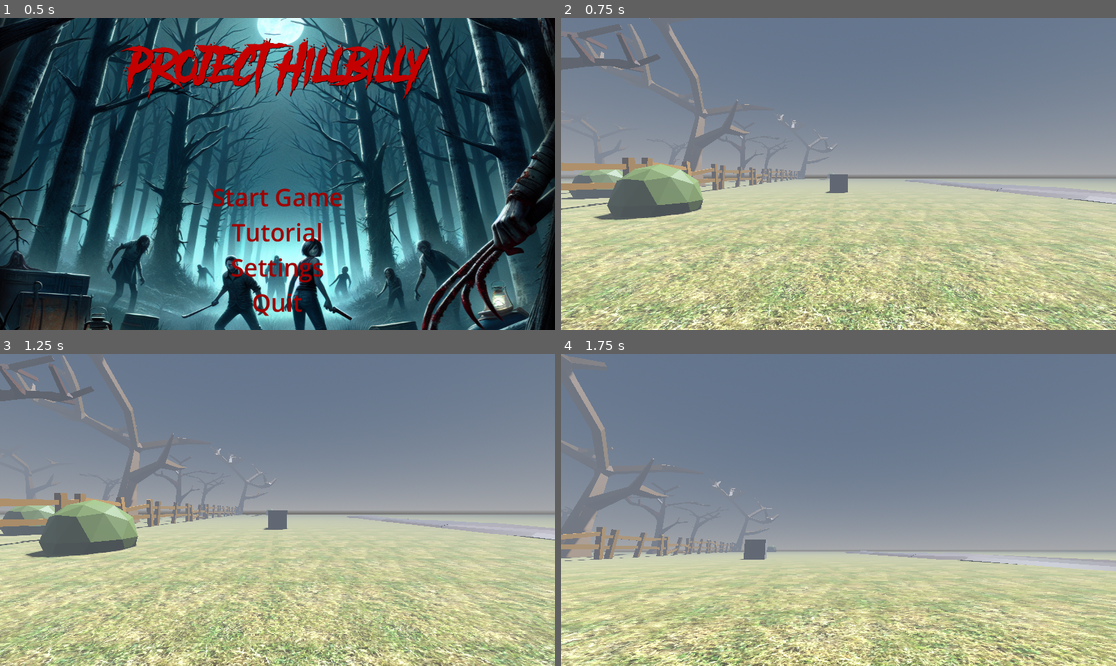
Above: before the commit, frames 1-4 (two rows, left to right).
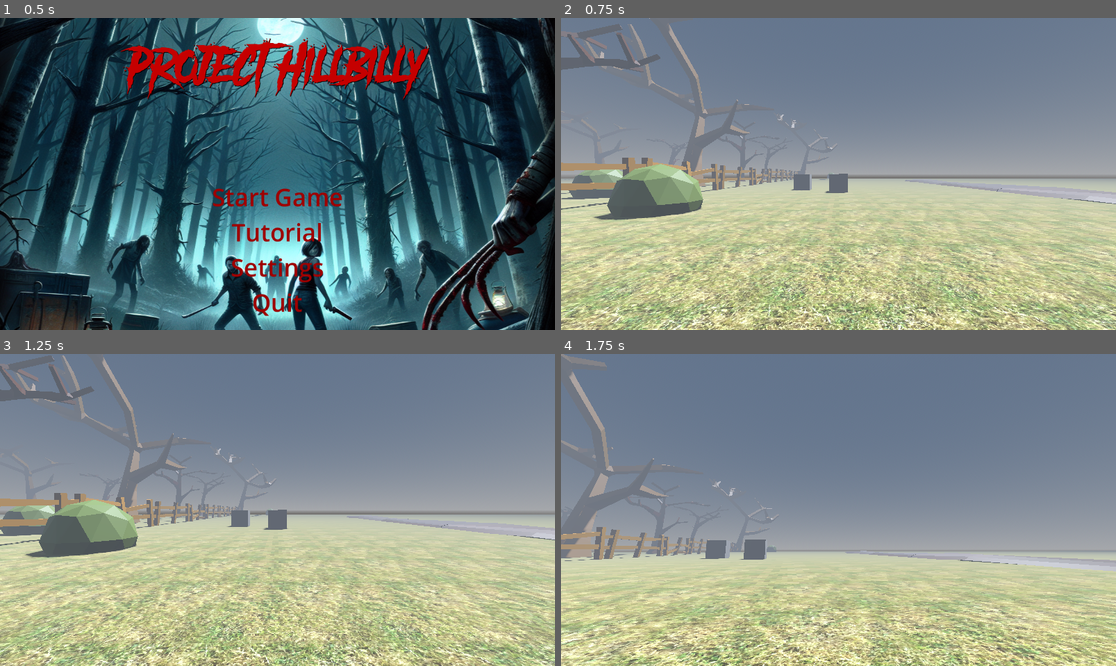
Above: after the commit, the same moments.

Repository: thedevbones/project-hillbilly
Game: Godot game, scene res://main_menu.tscn
Same seed, same stepped clock (60 frames per second), same inputs: the game is played once before the commit and once after it.
Inputs (mouse positions are in pixels of both pictures, inside the frame that each line leads up to):
- Up to frame 1 (0.5 s): no input
- Up to frame 2 (0.75 s): click "Start Game" at 0.5 s
- Up to frame 3 (1.25 s): no input
- Up to frame 4 (1.75 s): move the mouse to (866, 510) at 1.27 s; hold D (walk_right) from 1.28 s (still down); hold Ctrl (crouch) from 1.28 s (still down); tap Space (jump) at 1.52 s

Frame 1 is identical in both runs. In frame 2, 0.2% of the frame differs, in the area x 41-52%, y 49-56%; in frame 3, 0.2%; in frame 4, 0.2%, in the area x 25-38%, y 59-66%.

Commit message:
Fixed endless slide bug

Diff:
--- a/Player.gd
+++ b/Player.gd
@@ -15,11 +15,12 @@
 var stamina = MAX_STAMINA
 var is_sprinting = false
 var is_crouching = false
+var is_moving = false
 var can_sprint = true
 var falling = false
 
 # Collision variables
-var push_force = 10.0
+var push_force = 5.0
 
 func _ready():
 	# Capture the mouse
@@ -76,6 +77,7 @@
 			stamina = 0.0  # Clamp stamina to zero
 			is_sprinting = false
 			can_sprint = false
+
 	elif is_crouching:
 		$StepTimer.wait_time = 1.2
 		$StepAudio.set_max_db(-10)
@@ -99,9 +101,11 @@
 	if direction:
 		velocity.x = direction.x * speed
 		velocity.z = direction.z * speed
+		is_moving = true
 	else:
 		velocity.x = move_toward(velocity.x, 0, speed)
 		velocity.z = move_toward(velocity.z, 0, speed)
+		is_moving = false
 
 	# print("sprinting: " + str(is_sprinting) + " crouching: " + str(is_crouching) + " can sprint: " + str(can_sprint) + " stamina: " + str(stamina) + " speed: " + str(speed))
 	move_and_slide()
@@ -109,10 +113,9 @@
 	# getting slide collision
 	for i in get_slide_collision_count():
 		var c_object = get_slide_collision(i)
-		if c_object.get_collider() is RigidBody3D:
+		if c_object.get_collider() is RigidBody3D and is_moving:
 			c_object.get_collider().apply_central_impulse(-c_object.get_normal() * push_force)
-
-
+			break
 
 func _on_step_timer_timeout():
 	if get_velocity().length() > 0 and is_on_floor():
--- a/world.tscn
+++ b/world.tscn
@@ -42,8 +42,6 @@
 [sub_resource type="BoxShape3D" id="BoxShape3D_vysbs"]
 size = Vector3(1.38953, 4.86829, 256.345)
 
-[sub_resource type="PhysicsMaterial" id="PhysicsMaterial_elm88"]
-
 [node name="World" type="Node3D"]
 
 [node name="Player" type="CharacterBody3D" parent="."]
@@ -278,7 +276,12 @@
 [node name="TestBox" parent="." instance=ExtResource("13_prqsq")]
 transform = Transform3D(0.999991, -0.00417132, 0, 0.00417132, 0.999991, 0, 0, 0, 1, -32.9867, 0.5, -12.2052)
 collision_mask = 3
-mass = 10.0
-physics_material_override = SubResource("PhysicsMaterial_elm88")
+mass = 25.0
+lock_rotation = true
+
+[node name="TestBox2" parent="." instance=ExtResource("13_prqsq")]
+transform = Transform3D(1, 0, 0, 0, 1, 0, 0, 0, 1, -35.268, 0.5, -13.909)
+mass = 25.0
+lock_rotation = true
 
 [connection signal="timeout" from="Player/StepTimer" to="Player" method="_on_step_timer_timeout"]
Not shown: 1 places in world.tscn that only renumber resources
